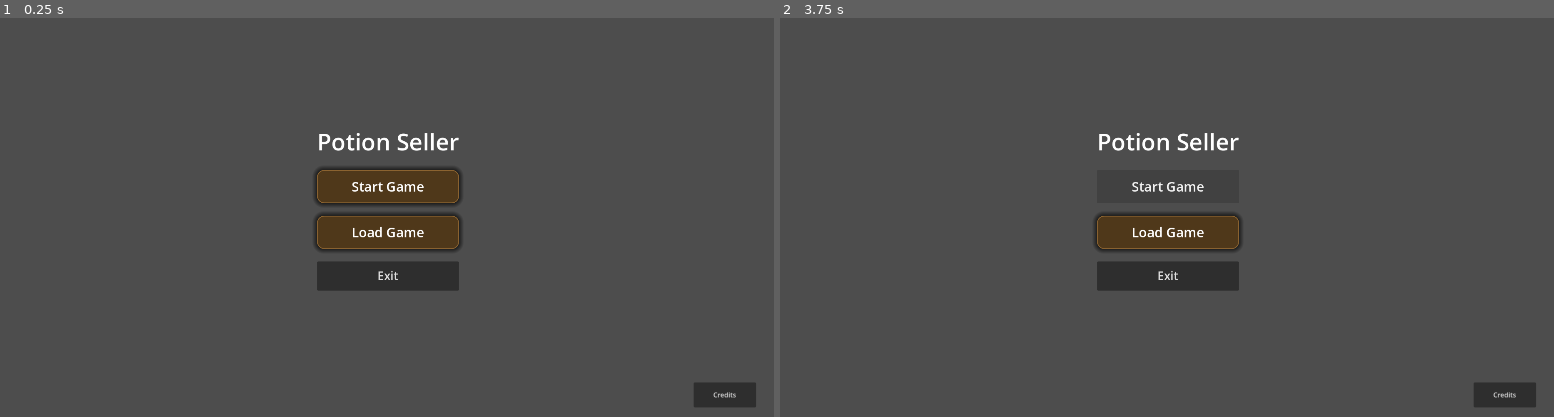
Above: before the commit, frames 1-2 (left to right).
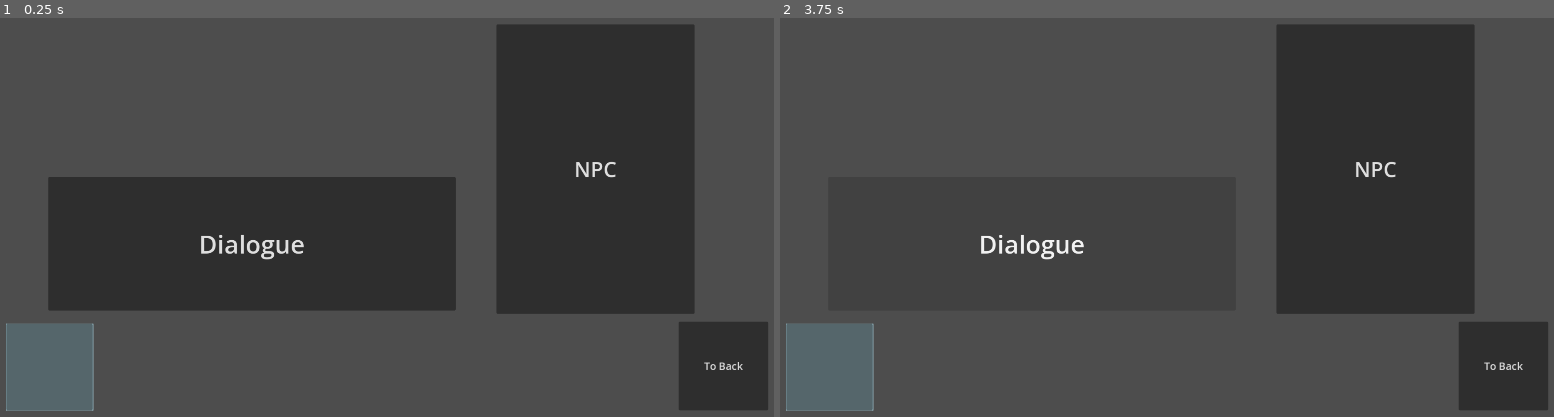
Above: after the commit, the same moments.

Repository: SuperNar3k/GameName-Game-Jam-2026
Game: Godot game, scene res://Scenes/main.tscn
Same seed, same stepped clock (60 frames per second), same inputs: the game is played once before the commit and once after it.
Inputs (mouse positions are in pixels of both pictures, inside the frame that each line leads up to; where the layout moved, square brackets give the same spot in the first picture):
- Up to frame 1 (0.25 s): no input
- Up to frame 2 (3.75 s): click (1375, 169) at 0.5 s, where only the run after the commit has a clickable "NPC"; click (1035, 245) at 1.25 s, where only the run after the commit has a clickable "Dialogue"; click (826, 365) [1507, 393] at 2 s; click (1499, 365) at 2.75 s, where only the run after the commit has a clickable "To Back"; click (1167, 185) at 3.5 s, where only the run before the commit has a clickable "Start Game"

The runs differ from the first frame. In frame 1, 39% of the frame differs, in the area x 0-100%, y 1-99%; in frame 2, 25%.

Commit message:
boy do I love buttons

Diff:
--- a/gngj/Scenes/ui.tscn
+++ b/gngj/Scenes/ui.tscn
@@ -1,4 +1,6 @@
 [gd_scene format=3 uid="uid://5p73ychobdgw"]
+
+[ext_resource type="Texture2D" uid="uid://c2qqou1d64vtn" path="res://light-blue-color-solid-background-1920x1080.png" id="1_jxero"]
 
 [sub_resource type="StyleBoxFlat" id="StyleBoxFlat_wviqb"]
 bg_color = Color(0.30905545, 0.21911901, 0.10415764, 1)
@@ -24,6 +26,7 @@
 grow_vertical = 2
 
 [node name="MainMenu" type="Control" parent="." unique_id=1354610217]
+visible = false
 anchors_preset = 0
 offset_right = 40.0
 offset_bottom = 40.0
@@ -93,3 +96,117 @@
 custom_minimum_size = Vector2(150, 60)
 layout_mode = 2
 text = "Credits"
+
+[node name="FrontRoom" type="Control" parent="." unique_id=1119590720]
+anchors_preset = 0
+offset_right = 40.0
+offset_bottom = 40.0
+
+[node name="NPC" type="Button" parent="FrontRoom" unique_id=1823482754]
+layout_mode = 0
+offset_left = 281.0
+offset_top = -421.0
+offset_right = 757.0
+offset_bottom = 275.0
+theme_override_font_sizes/font_size = 50
+text = "NPC"
+
+[node name="Dialogue" type="Button" parent="FrontRoom" unique_id=2111724142]
+layout_mode = 0
+offset_left = -796.0
+offset_top = -54.0
+offset_right = 183.0
+offset_bottom = 267.0
+theme_override_font_sizes/font_size = 60
+text = "Dialogue"
+
+[node name="potionHotbar" type="ScrollContainer" parent="FrontRoom" unique_id=772464404]
+layout_mode = 0
+offset_left = -897.0
+offset_top = 299.0
+offset_right = 652.0
+offset_bottom = 508.0
+
+[node name="HBoxContainer" type="HBoxContainer" parent="FrontRoom/potionHotbar" unique_id=1244660138]
+layout_mode = 2
+size_flags_horizontal = 3
+size_flags_vertical = 3
+
+[node name="TextureRect" type="TextureRect" parent="FrontRoom/potionHotbar/HBoxContainer" unique_id=1609707167]
+layout_mode = 2
+texture = ExtResource("1_jxero")
+expand_mode = 2
+
+[node name="Button" type="Button" parent="FrontRoom/potionHotbar/HBoxContainer/TextureRect" unique_id=1904418421]
+layout_mode = 0
+offset_right = 208.0
+offset_bottom = 208.0
+
+[node name="goToBackroom" type="Button" parent="FrontRoom" unique_id=897616103]
+layout_mode = 0
+offset_left = 719.0
+offset_top = 294.0
+offset_right = 934.0
+offset_bottom = 507.0
+theme_override_font_sizes/font_size = 25
+text = "To Back"
+
+[node name="BackRoom" type="Control" parent="." unique_id=1473907433]
+visible = false
+anchors_preset = 0
+offset_right = 40.0
+offset_bottom = 40.0
+
+[node name="ingredientShelf" type="Button" parent="BackRoom" unique_id=1413587714]
+layout_mode = 0
+offset_left = -200.0
+offset_top = -246.0
+offset_right = 913.0
+offset_bottom = 217.0
+theme_override_font_sizes/font_size = 60
+text = "Ingredient Shelf"
+
+[node name="Bookshelf" type="Button" parent="BackRoom" unique_id=1118114461]
+layout_mode = 0
+offset_left = -237.0
+offset_top = -371.0
+offset_right = 931.0
+offset_bottom = -331.0
+theme_override_font_sizes/font_size = 25
+text = "bookshelf"
+
+[node name="Recipe Book" type="Button" parent="BackRoom" unique_id=1083868720]
+layout_mode = 0
+offset_left = 539.0
+offset_top = -10.0
+offset_right = 888.0
+offset_bottom = 334.0
+theme_override_font_sizes/font_size = 35
+text = "Recipe Book"
+
+[node name="Cauldron" type="Button" parent="BackRoom" unique_id=1727185499]
+layout_mode = 0
+offset_left = -921.0
+offset_top = 7.0
+offset_right = -421.0
+offset_bottom = 506.0
+theme_override_font_sizes/font_size = 60
+text = "Cauldron"
+
+[node name="MortarandPestle" type="Button" parent="BackRoom" unique_id=1731441912]
+layout_mode = 0
+offset_left = -76.0
+offset_top = 24.0
+offset_right = 250.0
+offset_bottom = 327.0
+theme_override_font_sizes/font_size = 25
+text = "Mortar & Pestle"
+
+[node name="toFrontRoom" type="Button" parent="BackRoom" unique_id=742675279]
+layout_mode = 0
+offset_left = 659.0
+offset_top = 361.0
+offset_right = 915.0
+offset_bottom = 512.0
+theme_override_font_sizes/font_size = 28
+text = "To Front"
Binary file added: gngj/light-blue-color-solid-background-1920x1080.png
Not shown, added: gngj/light-blue-color-solid-background-1920x1080.png.import
